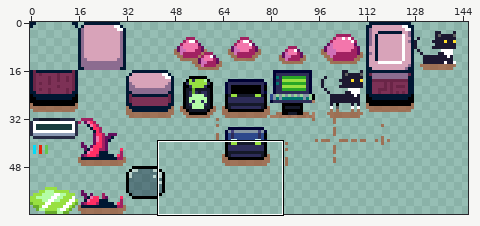
A sprite sheet gets an edit: atlas.png. The picture above shows the old version from afar; the outline marks the close-up.
Close-up. Before:
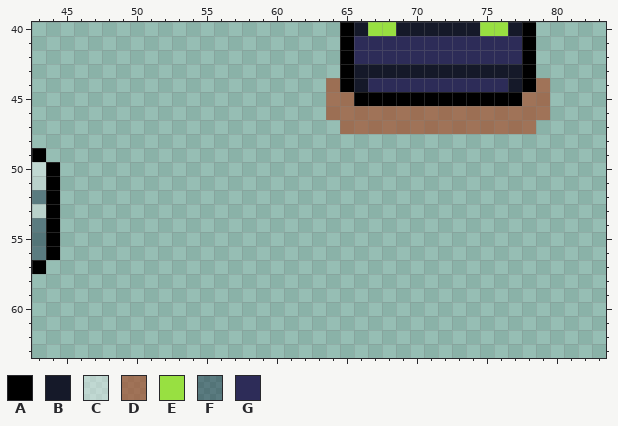
The file is 160x64 pixels. Colours within 5 levels of each other are drawn and written as one. Shown: x 43..83, y 40..63. The wide view leaves out empty margins.
Palette (. is transparent): A #000000  B #151929  C #ffffff66  D #a45331b3  E #98e041  F #00173166  G #2d2c58
Pixels before, first column x 43:
40 ......................ABEEBBBBBBEEBA.
41 ......................AGGGGGGGGGGGGA.
42 ......................AGGGGGGGGGGGGA.
43 ......................ABBBBBBBBBBBBA.
44 .....................DABGGGGGGGGGGBAD
45 .....................DDAAAAAAAAAAAADD
46 .....................DDDDDDDDDDDDDDDD
47 ......................DDDDDDDDDDDDDD.
48 .....................................
49 A....................................
50 CA...................................
51 CA...................................
52 FA...................................
53 CA...................................
54 FA...................................
55 FA...................................
56 FA...................................
57 A....................................
And afterwards:
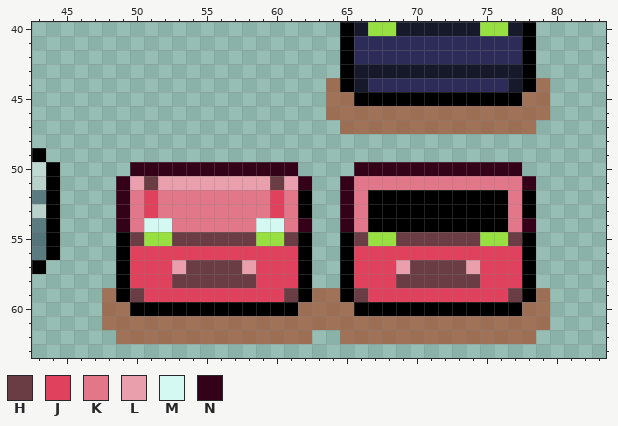
Colours new in this view: H #6a3c44  J #e0415c  K #e27789  L #e99fac  M #d4f9f3  N #340218
Difference:
The author put colour A in rows 52 to 53 at x 62, 67 to 76 and 78; in row 54 at x 67 to 76; in rows 55 to 59 at x 49, 62, 65 and 78; in row 60 at x 50 to 61 and 66 to 77.
The author put colour D in row 59 at x 48, 63 to 64 and 79; in row 60 at x 48 to 49, 62 to 65 and 78 to 79; in row 61 at x 48 to 79; in row 62 at x 49 to 62 and 65 to 78.
The author put colour E in row 55 at x 51 to 52, 59 to 60, 67 to 68 and 75 to 76.
The author put colour H in row 51 at x 51 and 60; in row 55 at x 50, 53 to 58, 61, 66, 69 to 74 and 77; in row 57 at x 54 to 57 and 70 to 73; in row 58 at x 53 to 58 and 69 to 74; in row 59 at x 50, 61, 66 and 77.
The author put colour J in rows 52 to 53 at x 51 and 60; in row 56 at x 50 to 61 and 66 to 77; in rows 57 to 58 at x 50 to 52, 59 to 61, 66 to 68 and 75 to 77; in row 59 at x 51 to 60 and 67 to 76.
The author put colour K in row 51 at x 66 to 77; in rows 52 to 53 at x 50, 52 to 59, 61, 66 and 77; in row 54 at x 50, 53 to 58, 61, 66 and 77.
The author put colour L in row 51 at x 50, 52 to 59 and 61; in row 57 at x 53, 58, 69 and 74.
The author put colour M in row 54 at x 51 to 52 and 59 to 60.
The author put colour N in row 50 at x 50 to 61 and 66 to 77; in row 51 at x 49, 62, 65 and 78; in rows 52 to 53 at x 49 and 65; in row 54 at x 49, 62, 65 and 78.
